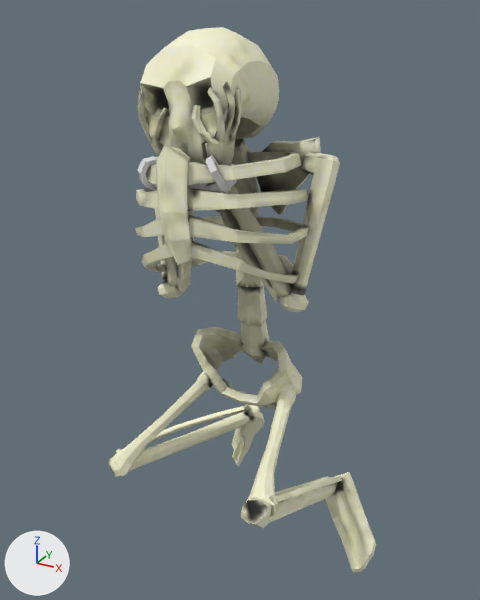
What one commit did to the FBX model Assets/Models/NPC/BarrelKin/BarrelKin_ANIM.fbx.
The view is the same before and after, from a camera (50 mm lens) standing at (0.683, -1.528, 1.371) and looking at (-0.066, -0.166, 0.69). The lights are fixed; the arrows at lower left show +X, +Y and +Z.

Names of what the first picture shows: 'FeetL', 'FeetR', 'FemurL', 'FemurR', 'Hands', 'LowerBody', 'Shackles', 'TibiaL', 'TibiaR', 'UpperBody'.
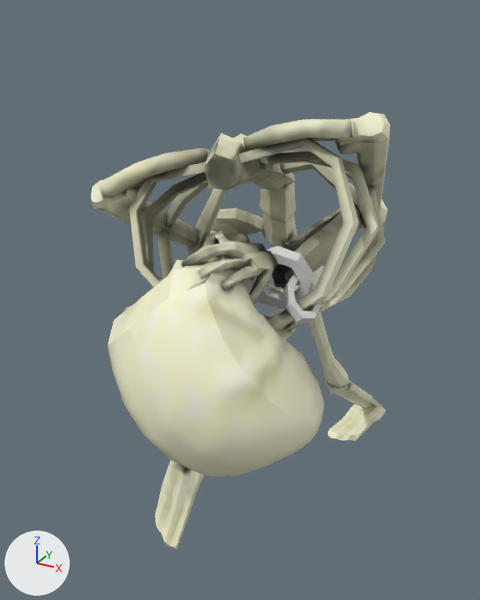
Pixel boxes [x1, y1, x2, y2] of what changed, in the pictures (480 x 600 px):
'Hands', moved, turned: before [137, 27, 279, 165]; after [108, 241, 324, 477]
'UpperBody', moved, turned: before [135, 137, 340, 313]; after [91, 112, 390, 340]
'LowerBody', moved, turned: before [191, 283, 302, 408]; after [211, 174, 324, 292]
'FeetL', moved, turned: before [326, 472, 376, 573]; after [328, 403, 386, 441]
'FeetR', moved, turned: before [232, 404, 264, 466]; after [155, 460, 204, 550]
'Shackles', moved, turned: before [138, 156, 237, 193]; after [244, 246, 321, 323]
'FemurL', moved, turned: before [246, 389, 296, 517]; after [308, 312, 349, 388]
'TibiaL', moved, turned: before [240, 476, 342, 528]; after [325, 380, 379, 408]
'TibiaR', moved, turned (not visible afterwards): before [108, 406, 250, 477]
'FemurR', moved, turned: before [113, 371, 213, 477]; after [232, 233, 250, 242]

Patch to the scene script:
```diff
--- a/Assets/Models/NPC/BarrelKin/BarrelKin_ANIM.fbx.py
+++ b/Assets/Models/NPC/BarrelKin/BarrelKin_ANIM.fbx.py
@@ ob_feetr @@
 ob_feetr = bpy.data.objects.new('FeetR', me_cube_003)
-ob_feetr.location = (-0.099, 0.063, 0.062)
-ob_feetr.rotation_euler = (1.308, 0.339, -0.68)  # degrees (75, 19, -39)
+ob_feetr.location = (-0.008, -0.368, 0.226)
+ob_feetr.rotation_euler = (1.034, 0.148, 0.0568)  # degrees (59, 8.5, 3.3)
@@ ob_femurl @@
 ob_femurl = bpy.data.objects.new('FemurL', me_cube_009)
-ob_femurl.location = (-0.057, -0.122, 0.307)
-ob_femurl.rotation_euler = (-1.427, -0.63, 0.223)  # degrees (-82, -36, 13)
+ob_femurl.location = (-0.011, -0.087, 0.694)
+ob_femurl.rotation_euler = (0.636, 0.134, -0.17)  # degrees (36, 7.7, -10)
@@ ob_tibiar @@
 ob_tibiar = bpy.data.objects.new('TibiaR', me_cube_014)
-ob_tibiar.location = (-0.355, -0.319, 0.17)
-ob_tibiar.rotation_euler = (1.845, 0.317, -0.671)  # degrees (106, 18, -38)
+ob_tibiar.location = (0.021, -0.379, 0.745)
+ob_tibiar.rotation_euler = (0.461, 0.0429, 0.0774)  # degrees (26, 2.5, 4.4)
@@ ob_lowerbody @@
 ob_lowerbody = bpy.data.objects.new('LowerBody', me_cube_005)
-ob_lowerbody.location = (-0.096, -0.053, 0.514)
-ob_lowerbody.rotation_euler = (0.684, -0.0113, -0.00065)  # degrees (39, -0.6, -0)
+ob_lowerbody.location = (0.026, -0.178, 0.886)
+ob_lowerbody.rotation_euler = (1.036, 0.31, -0.14)  # degrees (59, 18, -8)
@@ ob_feetl @@
 ob_feetl = bpy.data.objects.new('FeetL', me_cube_002)
-ob_feetl.location = (0.144, -0.137, 0.044)
-ob_feetl.rotation_euler = (0.836, -0.377, 0.551)  # degrees (48, -22, 32)
+ob_feetl.location = (-0.008, 0.457, 0.042)
+ob_feetl.rotation_euler = (-0.0259, 0.139, -0.186)  # degrees (-1.5, 8, -11)
@@ ob_tibial @@
 ob_tibial = bpy.data.objects.new('TibiaL', me_cube_017)
-ob_tibial.location = (-0.036, -0.401, 0.365)
-ob_tibial.rotation_euler = (1.021, -0.63, 0.223)  # degrees (58, -36, 13)
+ob_tibial.location = (0.019, 0.278, 0.458)
+ob_tibial.rotation_euler = (0.903, 0.134, -0.17)  # degrees (52, 7.7, -10)
@@ ob_hands @@
 ob_hands = bpy.data.objects.new('Hands', me_cube_001)
-ob_hands.location = (-0.141, -0.25, 1.071)
-ob_hands.rotation_euler = (-0.117, -0.11, -0.00559)  # degrees (-6.7, -6.3, -0.3)
+ob_hands.location = (0.171, -0.652, 0.962)
+ob_hands.rotation_euler = (1.375, 2.442, -0.192)  # degrees (79, 140, -11)
@@ ob_upperbody @@
 ob_upperbody = bpy.data.objects.new('UpperBody', me_cube_012)
-ob_upperbody.location = (-0.105, -0.173, 0.739)
-ob_upperbody.rotation_euler = (-0.0573, -0.11, -0.000488)  # degrees (-3.3, -6.3, -0)
+ob_upperbody.location = (0.119, -0.321, 0.934)
+ob_upperbody.rotation_euler = (1.204, -0.28, 0.27)  # degrees (69, -16, 15)
@@ ob_shackles @@
 ob_shackles = bpy.data.objects.new('Shackles', me_cylinder_001)
-ob_shackles.location = (-0.135, -0.262, 1.015)
-ob_shackles.rotation_euler = (-0.0573, -0.11, -0.000488)  # degrees (-3.3, -6.3, -0)
+ob_shackles.location = (0.197, -0.603, 0.934)
+ob_shackles.rotation_euler = (1.204, -0.28, 0.27)  # degrees (69, -16, 15)
@@ ob_femurr @@
 ob_femurr = bpy.data.objects.new('FemurR', me_cube_016)
-ob_femurr.location = (-0.159, -0.141, 0.3)
-ob_femurr.rotation_euler = (-0.67, 0.317, -0.671)  # degrees (-38, 18, -38)
+ob_femurr.location = (0.005, -0.149, 0.79)
+ob_femurr.rotation_euler = (-1.346, 0.0429, 0.0774)  # degrees (-77, 2.5, 4.4)
```
